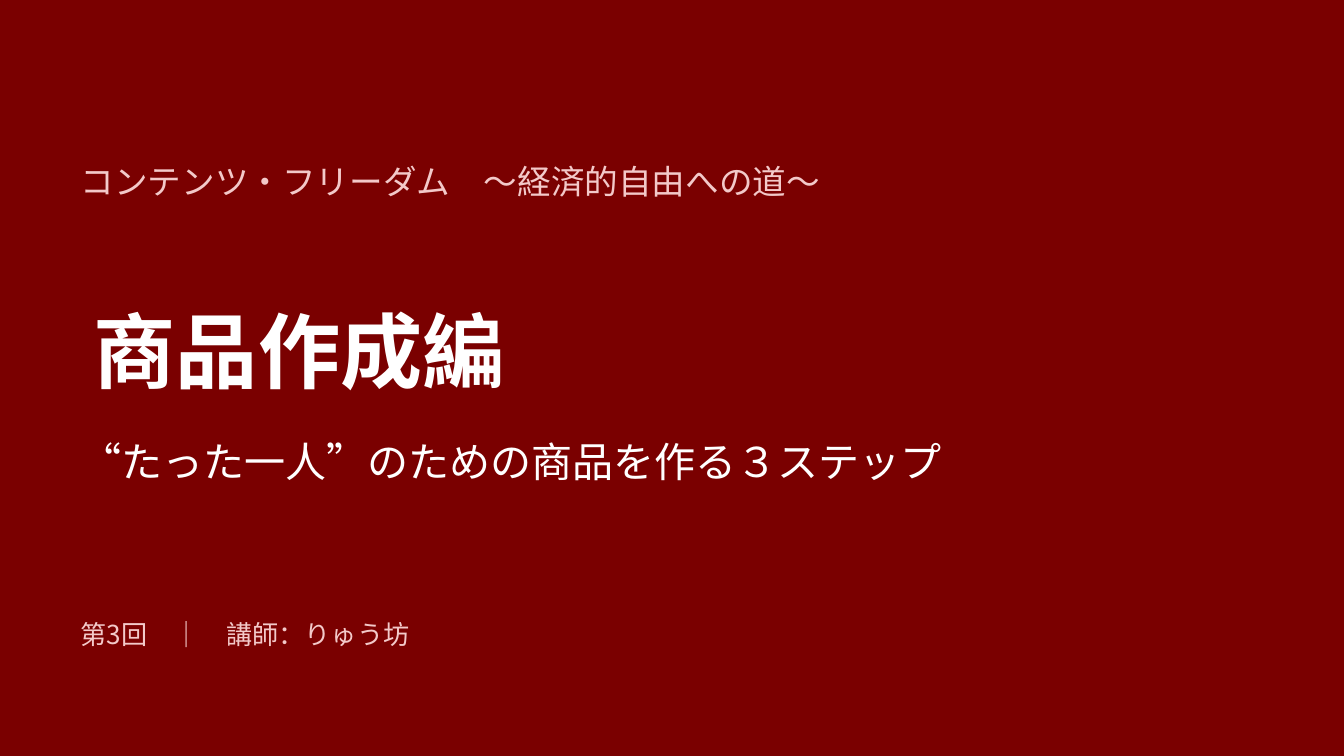
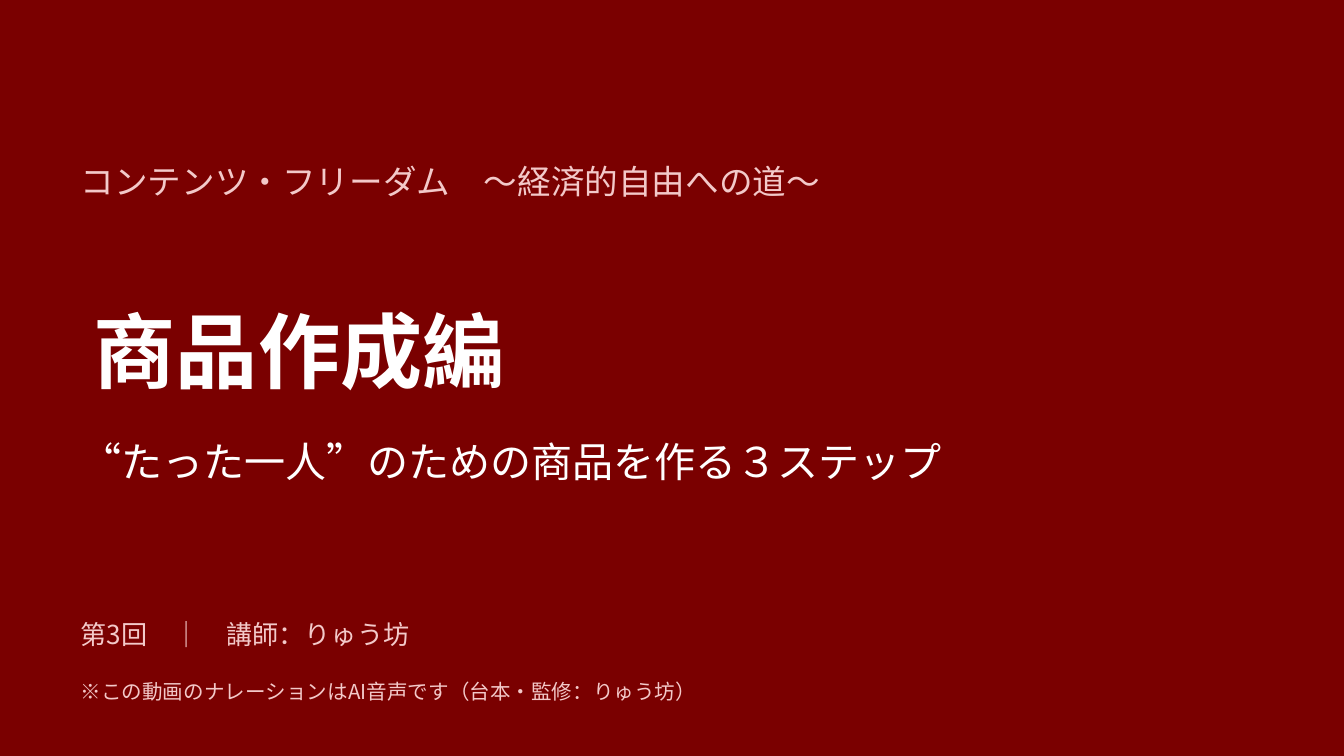
Before and after one commit to ryubou1220/test, a slide deck: slide 1 of 第3回_商品作成編_シート説明追加版.pptx. Drawn at 1344x756 pixels with LibreOffice and Linux fonts; fonts in the diff are those of the drawing. Boxes give left, top, right and bottom in pixels: in the first picture for what was removed or moved away, otherwise in the second. Text is boxed around its words. In the diff, an @@ line names an element or a change of style, - is before the commit and + after.

```diff
--- a/第3回_商品作成編_シート説明追加版.pptx
+++ b/第3回_商品作成編_シート説明追加版.pptx
@@ text added at [81,681,696,701], 11 pt, text #F3C9C9 @@
+※この動画のナレーションはAI音声です（台本・監修：りゅう坊）
```
Also in this commit, not shown: 13 other files.
